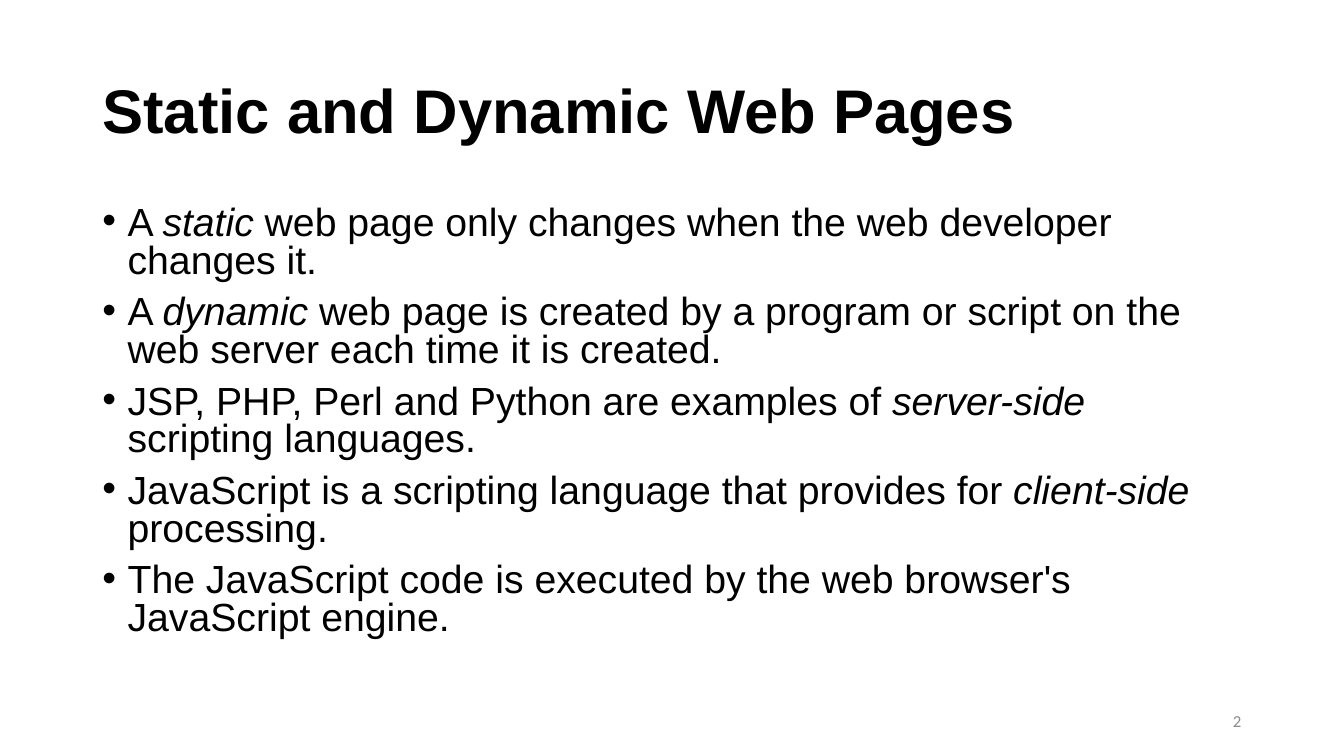
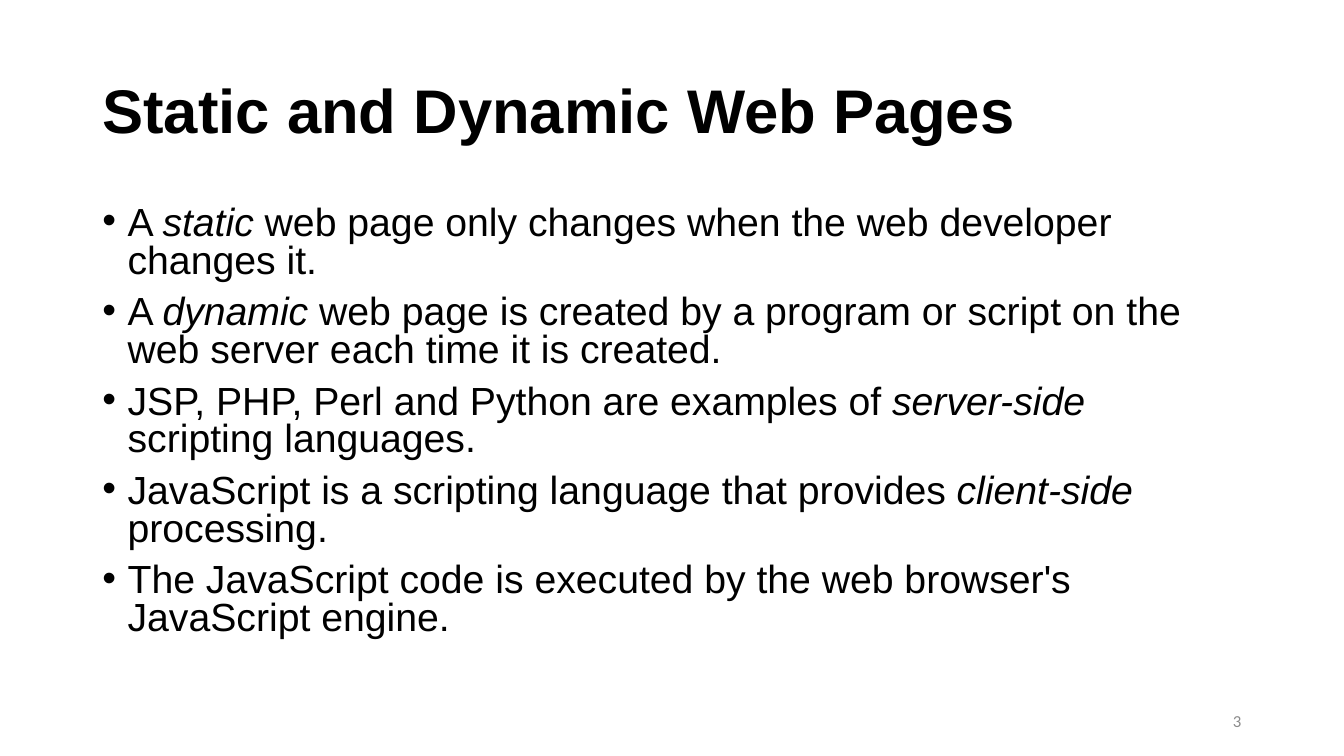
Before and after one commit to postmda/S2019-MDA610, a slide deck: slide 3 of Chapter 3/chapter3.pptx (slide 2 before the commit). Drawn at 1344x756 pixels with LibreOffice and Linux fonts; fonts in the diff are those of the drawing; background and template pictures are left out. Boxes give left, top, right and bottom in pixels: in the first picture for what was removed or moved away, otherwise in the second. Text is boxed around its words. In the diff, an @@ line names an element or a change of style, - is before the commit and + after.

```diff
--- a/Chapter 3/chapter3.pptx
+++ b/Chapter 3/chapter3.pptx
@@ text at (128, 475, 1133, 550): text changed @@
-• JavaScript is a scripting language that provides for client-side processing.
+• JavaScript is a scripting language that provides client-side processing.
@@ page number at (1233, 716, 1241, 727): text changed @@
-2
+3
```
Also in this commit, not shown: 2 other slides changed, 1 slide added, 5 other files.
